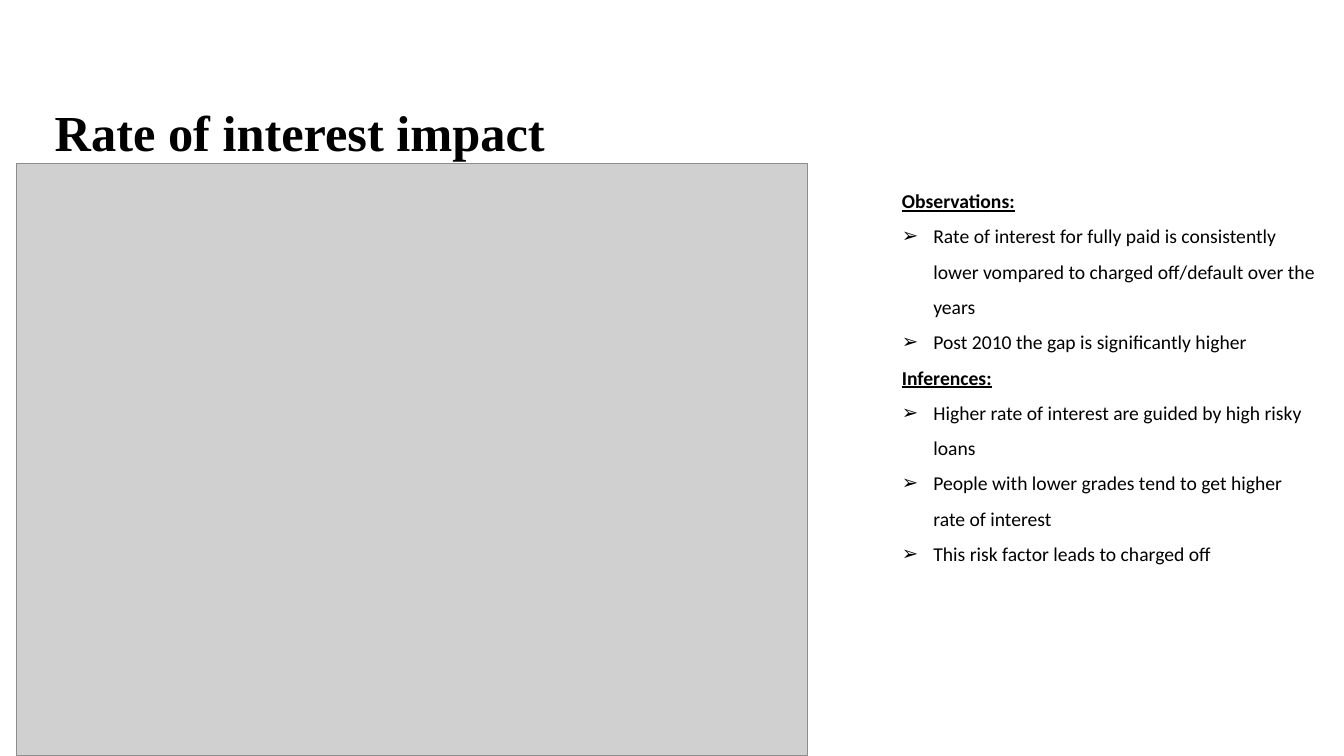
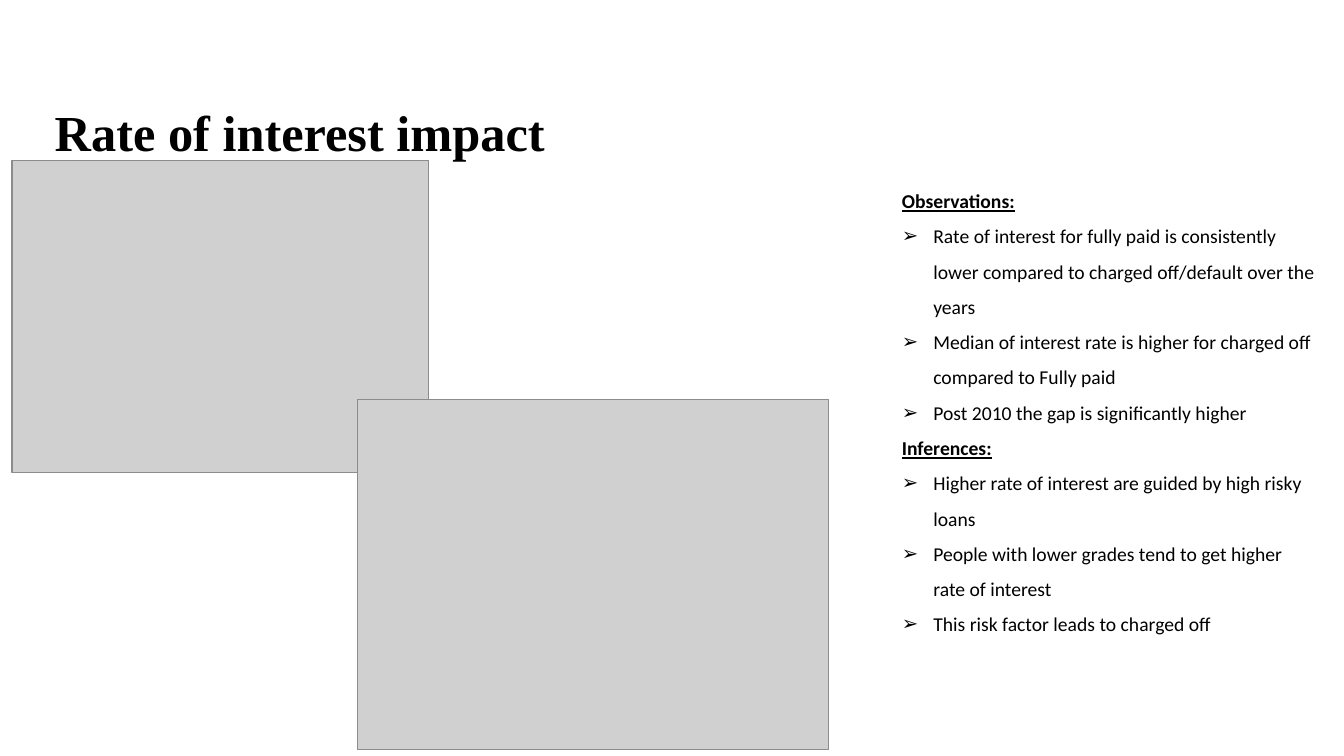
Before and after one commit to Nanditha-G-N/Machine-Learning-Case-Studies, a slide deck: slide 9 of case-study-2/Loan Default case study findings.pptx. Drawn at 1344x756 pixels with LibreOffice and Linux fonts; fonts in the diff are those of the drawing; grey boxes stand for pictures; background and template pictures are left out. Boxes give left, top, right and bottom in pixels: in the first picture for what was removed or moved away, otherwise in the second. Text is boxed around its words. In the diff, an @@ line names an element or a change of style, - is before the commit and + after.

```diff
--- a/case-study-2/Loan Default case study findings.pptx
+++ b/case-study-2/Loan Default case study findings.pptx
@@ picture: place and size @@
-picture at (16, 163, 808, 756)
+picture at (12, 160, 429, 473)
@@ text at (933, 229, 1314, 387): text changed @@
-➢ Rate of interest for fully paid is consistently lower vompared to charged off/default over the years
+➢ Rate of interest for fully paid is consistently lower compared to charged off/default over the years
+➢ Median of interest rate is higher for charged off compared to Fully paid
@@ picture added at (357, 399, 828, 750) @@
```
Also in this commit, not shown: 4 other slides changed, 4 slides added, 2 slides removed.
